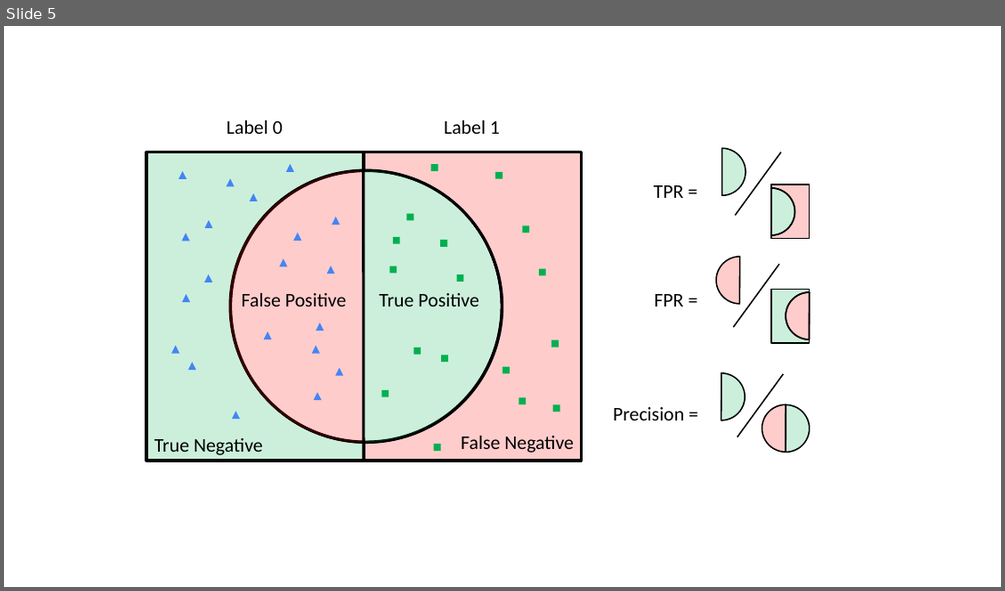
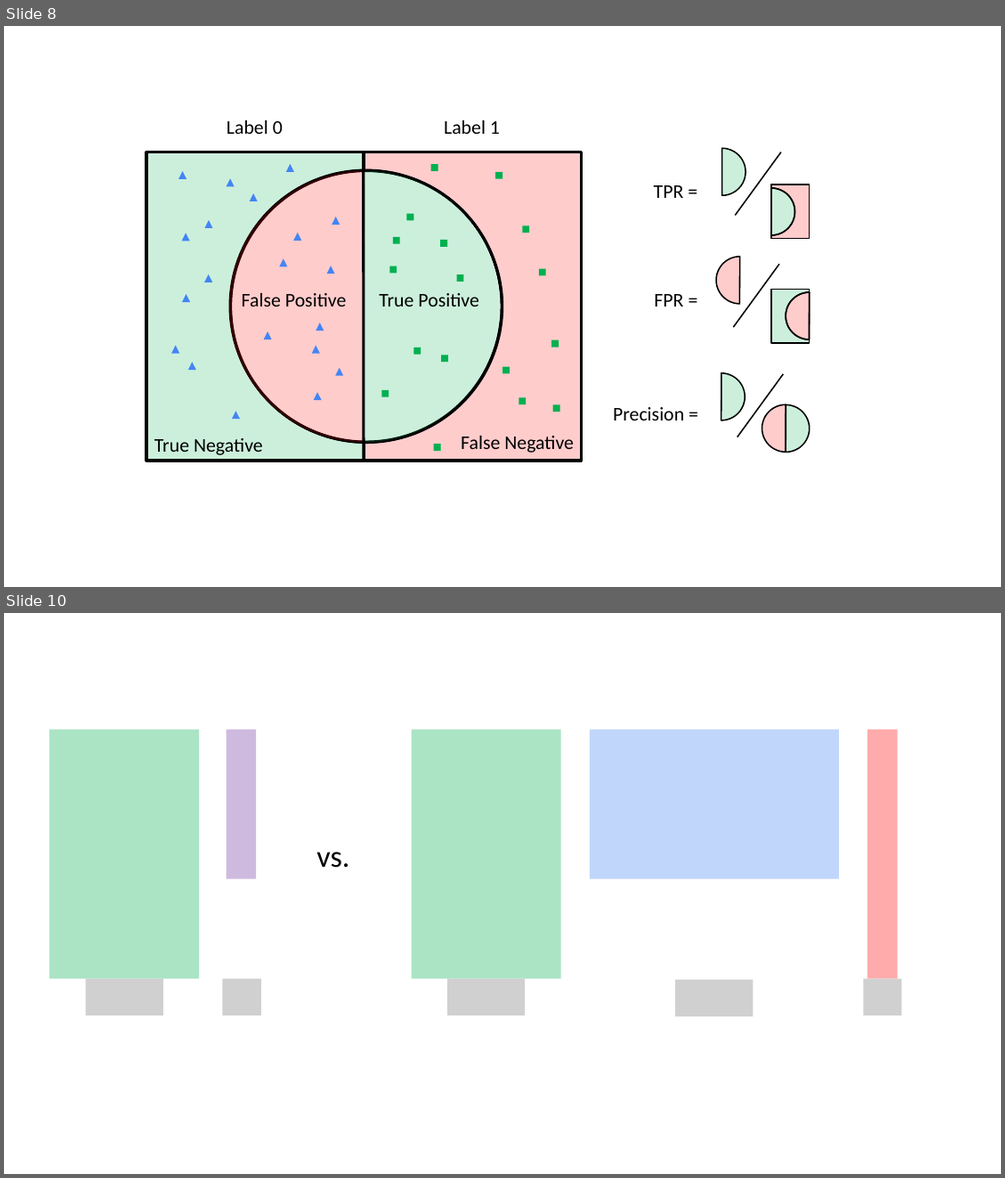
Before and after one commit to rtealwitter/datamining2025, a slide deck: notes/images.pptx. Shown one above the other, each under a label of ours: slide 5 before the commit, slides 8 and 10 after it; the slides between them are not shown. The pictures are 1005x591 and 1005x1178 pixels, drawn with LibreOffice and Linux fonts; fonts in the diff are those of the drawing; grey boxes stand for pictures. Boxes give left, top, right and bottom in pixels: in the first picture for what was removed or moved away, otherwise in the second. Text is boxed around its words. In the diff, an @@ line names an element or a change of style, - is before the commit and + after.

```diff
--- a/notes/images.pptx
+++ b/notes/images.pptx
@@ slide 10 added at (4, 613, 1001, 1174), background #FFFFFF @@
@@ rectangle added at (50, 730, 200, 979), fill #00B050 at 33% opacity @@
@@ rectangle added at (226, 730, 256, 879), fill #7030A0 at 33% opacity @@
@@ rectangle added at (412, 730, 561, 979), fill #00B050 at 33% opacity @@
@@ rectangle added at (589, 730, 838, 879), fill #4285F4 at 33% opacity @@
@@ rectangle added at (867, 730, 898, 979), fill #FF0000 at 33% opacity @@
@@ text added at (316, 852, 349, 868), 22 pt, text #000000 @@
+vs.
@@ picture added at (86, 979, 163, 1015) @@
@@ picture added at (222, 979, 261, 1015) @@
@@ picture added at (447, 979, 526, 1015) @@
@@ picture added at (675, 980, 752, 1017) @@
@@ picture added at (863, 979, 901, 1015) @@
@@ what was slide 5 is now slide 8 @@
```
Also in this commit, not shown: 5 other slides added, 27 other files.
